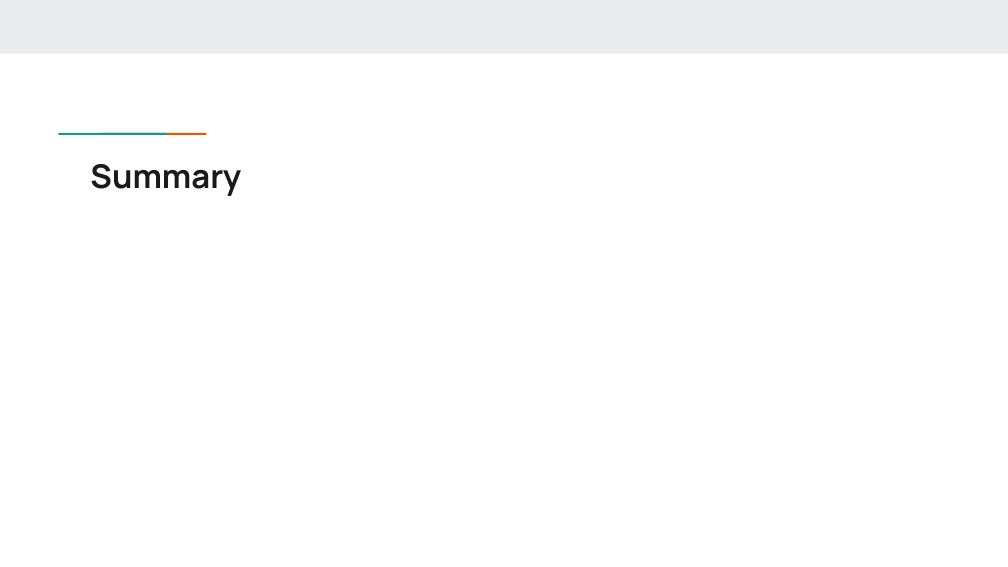
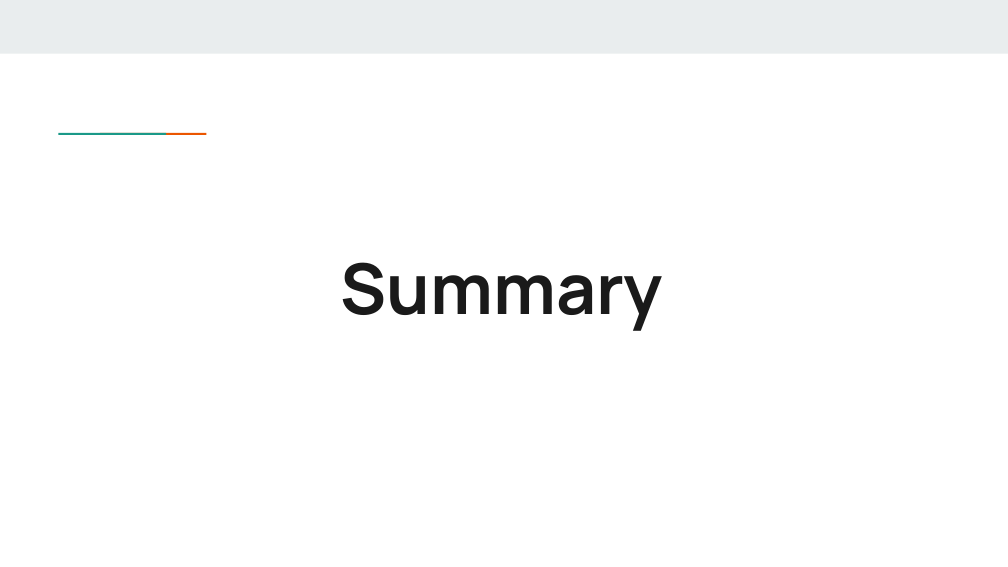
Before and after one commit to verevar/etl-project, a slide deck: slide 10 of ETL Extract, Transform, Load Natural Disasters.pptx (slide 9 before the commit). Drawn at 1008x567 pixels with LibreOffice and Linux fonts; fonts in the diff are those of the drawing. Boxes give left, top, right and bottom in pixels: in the first picture for what was removed or moved away, otherwise in the second. Text is boxed around its words. In the diff, an @@ line names an element or a change of style, - is before the commit and + after.

```diff
--- a/ETL Extract, Transform, Load Natural Disasters.pptx
+++ b/ETL Extract, Transform, Load Natural Disasters.pptx
@@ title "Summary": place and size @@
-title "Summary" at box(90, 164, 241, 196)
+title "Summary" at box(341, 262, 663, 331)
@@ title "Summary" at box(341, 262, 663, 331): size 23.4 to 50 pt @@
```
Also in this commit, not shown: 5 other slides changed, 4 slides added, 3 slides removed.
